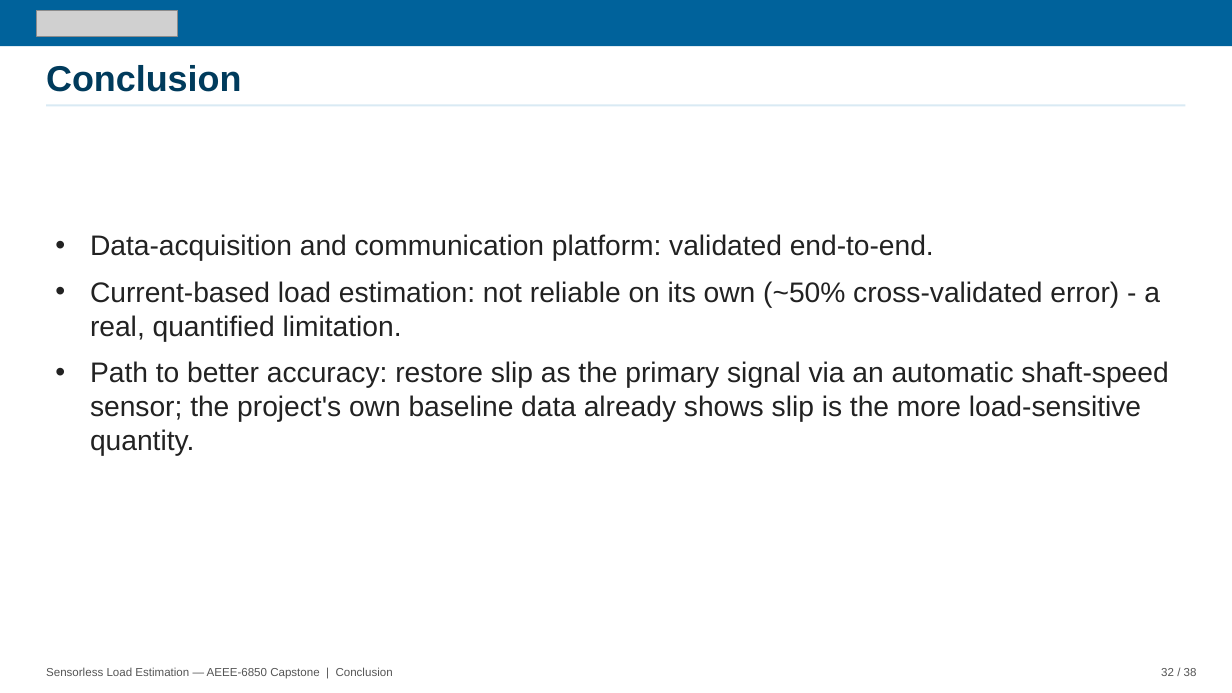
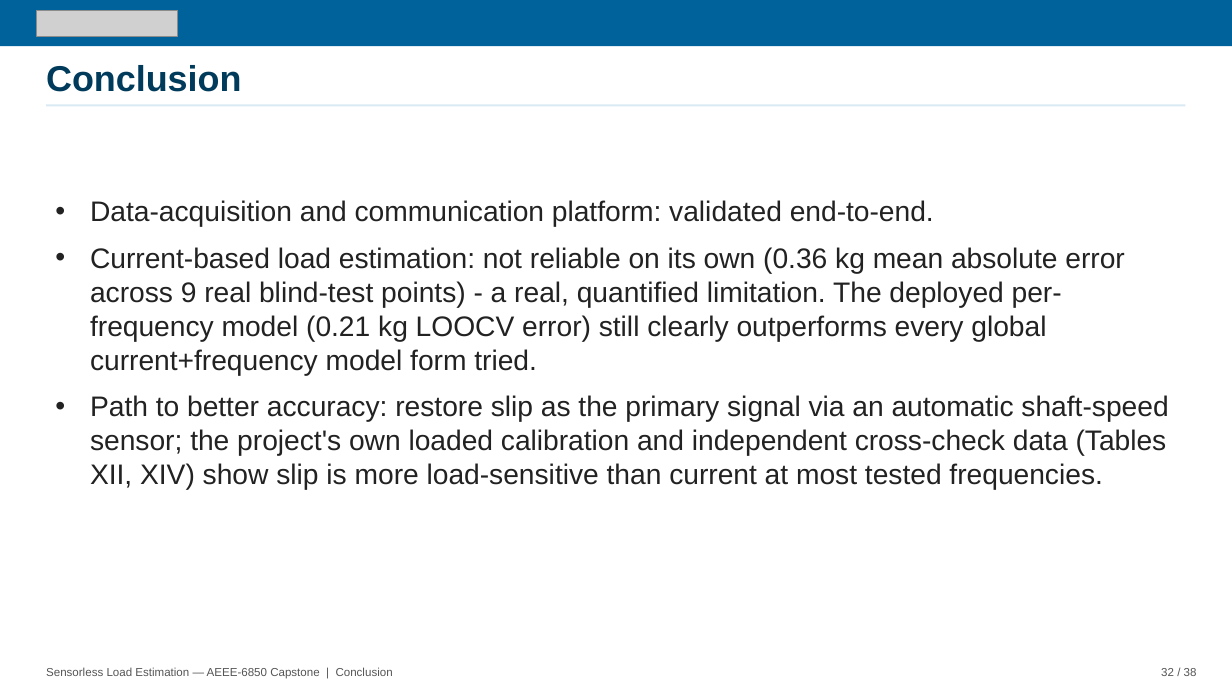
Before and after one commit to David-4529/Capstone, a slide deck: slide 30 of docs/paper/Sensorless_Load_Estimation_Deck.pptx. Drawn at 1232x693 pixels with LibreOffice and Linux fonts; fonts in the diff are those of the drawing; grey boxes stand for pictures. Boxes give left, top, right and bottom in pixels: in the first picture for what was removed or moved away, otherwise in the second. Text is boxed around its words. In the diff, an @@ line names an element or a change of style, - is before the commit and + after.

```diff
--- a/docs/paper/Sensorless_Load_Estimation_Deck.pptx
+++ b/docs/paper/Sensorless_Load_Estimation_Deck.pptx
@@ text at [90, 247, 1168, 490]: text changed @@
-• Current-based load estimation: not reliable on its own (~50% cross-validated error) - a real, quantified limitation.
-• Path to better accuracy: restore slip as the primary signal via an automatic shaft-speed sensor; the project's own baseline data already shows slip is the more load-sensitive quantity.
+• Current-based load estimation: not reliable on its own (0.36 kg mean absolute error across 9 real blind-test points) - a real, quantified limitation. The deployed per-frequency model (0.21 kg LOOCV error) still clearly outperforms every global current+frequency model form tried.
+• Path to better accuracy: restore slip as the primary signal via an automatic shaft-speed sensor; the project's own loaded calibration and independent cross-check data (Tables XII, XIV) show slip is more load-sensitive than current at most tested frequencies.
```
Also in this commit, not shown: 4 other slides changed.
